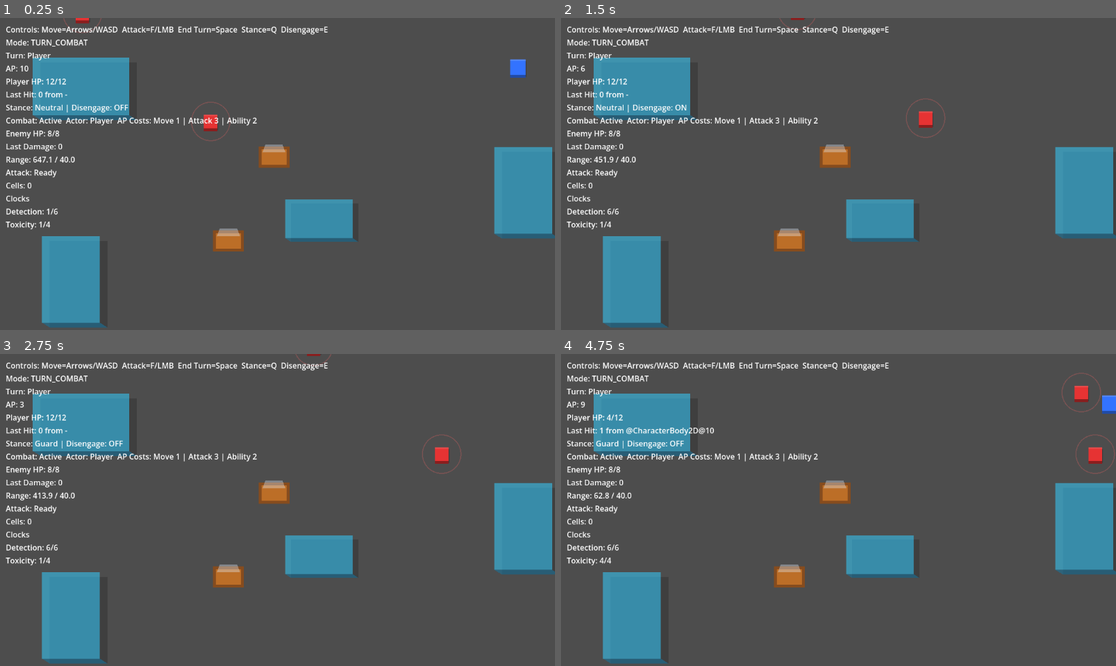
Above: before the commit, frames 1-4 (two rows, left to right).
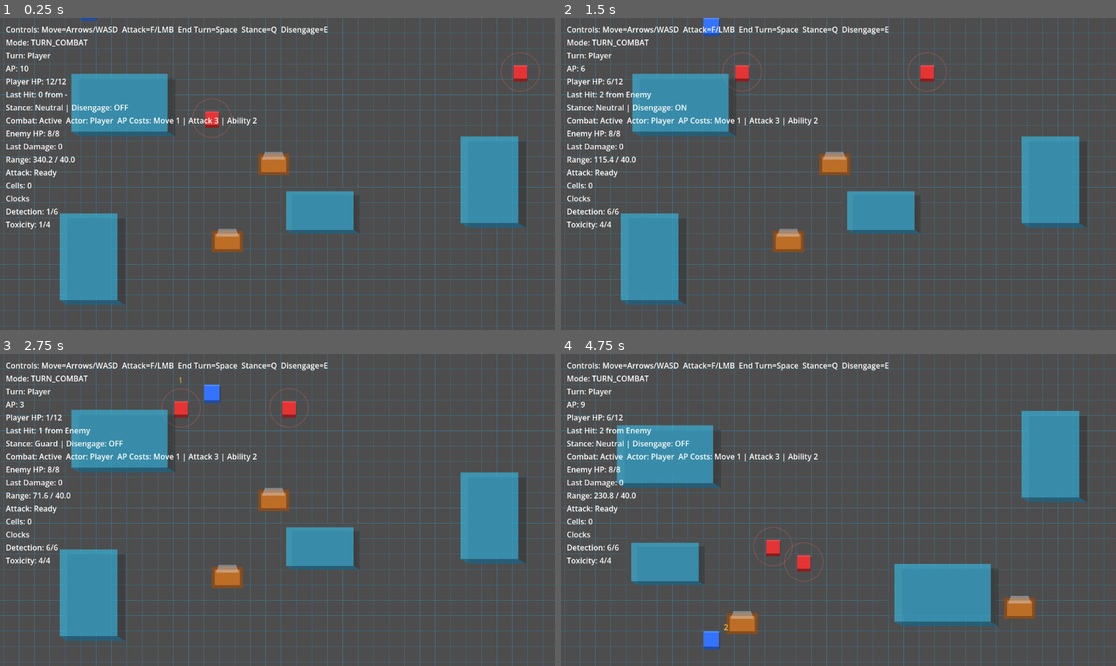
Above: after the commit, the same moments.

Repository: whelanworkmaster/cogs-and-catalysts
Game: Godot game, scene res://scenes/main.tscn
The game is run twice, just before and just after one commit, with the same random seed, the same clock (stepped at 60 frames per second) and the same inputs.
Inputs (mouse positions are in pixels of both pictures, inside the frame that each line leads up to):
- Up to frame 1 (0.25 s): no input
- Up to frame 2 (1.5 s): tap Enter (ui_accept) at 0.5, 0.77 s; move the mouse to (960, 158) at 0.52 s; hold Right (ui_right) 0.53-1.28 s; tap F (attack) at 0.6 s; click (960, 158) at 0.67 s; move the mouse to (727, 189) at 1.27 s; hold Down (ui_down) from 1.28 s (still down); tap E (disengage) at 1.35 s
- Up to frame 3 (2.75 s): tap Enter (ui_accept) at 1.52 s; move the mouse to (333, 441) at 2.02 s; release Down (ui_down) at 2.03 s; hold Right (ui_right) from 2.03 s (still down); tap Q (stance_cycle) at 2.1 s
- Up to frame 4 (4.75 s): move the mouse to (810, 572) at 2.77 s; release Right (ui_right) at 2.78 s; hold Up (ui_up) 2.78-3.53 s; tap Space at 2.85 s; click (810, 572) at 2.92 s; tap Enter (ui_accept) at 3.02, 3.77, 4.52 s; tap R at 3.5, 3.6 s; move the mouse to (1005, 556) at 3.52 s; hold Left (ui_left) from 3.53 s (still down); move the mouse to (672, 463) at 4.27 s; tap F (attack) at 4.35 s

The runs differ from the first frame. In frame 1, 18% of the frame differs, in the area x 0-100%, y 0-100%; in frame 2, 18%; in frame 3, 18%; in frame 4, 27%.

Commit message:
Add grid overlay and snap movement to grid

Diff:
--- a/scenes/main.tscn
+++ b/scenes/main.tscn
@@ -7,6 +7,7 @@
 [ext_resource type="Script" path="res://scripts/world/main.gd" id="4_main"]
 [ext_resource type="Script" path="res://scripts/world/steam_vent.gd" id="5_steam_vent"]
 [ext_resource type="PackedScene" path="res://scenes/ui/game_over.tscn" id="6_game_over"]
+[ext_resource type="Script" path="res://scripts/world/grid_overlay.gd" id="7_grid_overlay"]
 
 [sub_resource type="RectangleShape2D" id="RectangleShape2D_elev_zone"]
 size = Vector2(200, 120)
@@ -25,6 +26,9 @@
 debug_procgen = true
 
 [node name="NavigationRegion2D" type="NavigationRegion2D" parent="."]
+
+[node name="GridOverlay" type="Node2D" parent="."]
+script = ExtResource("7_grid_overlay")
 
 [node name="Camera2D" type="Camera2D" parent="."]
 position = Vector2(0, 0)
--- a/scripts/actors/enemy.gd
+++ b/scripts/actors/enemy.gd
@@ -74,12 +74,16 @@
 	if world and world.has_method("get_astar_path"):
 		var path: PackedVector2Array = world.get_astar_path(global_position, target_position)
 		if path.size() > 1:
-			var next_pos := path[1]
+			var next_pos: Vector2 = path[1]
+			if world.has_method("snap_to_grid"):
+				next_pos = world.snap_to_grid(next_pos)
 			var to_next := next_pos - global_position
 			if to_next == Vector2.ZERO:
 				return
 			var motion: Vector2 = to_next.normalized() * min(step, to_next.length())
-			move_and_collide(motion)
+			var collision: KinematicCollision2D = move_and_collide(motion)
+			if collision == null and world.has_method("snap_to_grid"):
+				global_position = world.snap_to_grid(global_position)
 			return
 		print("Enemy path empty or too short. pos=", global_position, " target=", target_position, " path_size=", path.size())
 		return
--- a/scripts/player.gd
+++ b/scripts/player.gd
@@ -124,6 +124,9 @@
 			if spend_ap(_get_ap_cost("move")):
 				var step_distance: float = combat_step_distance
 				var next_position: Vector2 = global_position + input_direction * step_distance
+				var world := get_tree().current_scene
+				if world and world.has_method("snap_to_grid"):
+					next_position = world.snap_to_grid(next_position)
 				_attempt_reaction_attack(next_position)
 				global_position = next_position
 				combat_move_cooldown_timer = combat_move_cooldown
--- /dev/null
+++ b/scripts/world/grid_overlay.gd
@@ -0,0 +1,101 @@
+extends Node2D
+
+@export var grid_color: Color = Color(0.2, 0.6, 0.8, 0.25)
+@export var line_width: float = 1.0
+
+var _obstacle_rects: Array[Rect2] = []
+
+func _ready() -> void:
+	z_index = -10
+	_cache_obstacles()
+	queue_redraw()
+
+func refresh() -> void:
+	_cache_obstacles()
+	queue_redraw()
+
+func _draw() -> void:
+	var bounds: Vector2 = _get_nav_bounds()
+	var cell: Vector2 = _get_cell_size()
+	var origin: Vector2 = _get_grid_origin()
+	if cell.x <= 0.0 or cell.y <= 0.0:
+		return
+	var half: Vector2 = bounds * 0.5
+	if origin == Vector2.ZERO:
+		origin = Vector2(-half.x, -half.y)
+	var cols: int = int(ceilf(bounds.x / cell.x))
+	var rows: int = int(ceilf(bounds.y / cell.y))
+	for y in range(rows):
+		for x in range(cols):
+			var center := origin + Vector2((x + 0.5) * cell.x, (y + 0.5) * cell.y)
+			if _point_in_obstacles(center):
+				continue
+			var rect := Rect2(center - cell * 0.5, cell)
+			draw_rect(rect, grid_color, false, line_width)
+
+func _get_nav_bounds() -> Vector2:
+	var parent_main := get_parent()
+	if parent_main and parent_main.has_method("get"):
+		var value: Variant = parent_main.get("nav_bounds_size")
+		if value is Vector2:
+			return value
+	return Vector2(1200, 840)
+
+func _get_cell_size() -> Vector2:
+	var parent_main := get_parent()
+	if parent_main and parent_main.has_method("get"):
+		var value: Variant = parent_main.get("grid_cell_size")
+		if value is Vector2:
+			return value
+	return Vector2(32, 32)
+
+func _get_grid_origin() -> Vector2:
+	var parent_main := get_parent()
+	if parent_main and parent_main.has_method("get"):
+		var value: Variant = parent_main.get("_grid_origin")
+		if value is Vector2:
+			return value
+	return Vector2.ZERO
+
+func _cache_obstacles() -> void:
+	_obstacle_rects.clear()
+	var obstacles: Array[Node] = _get_nav_obstacles()
+	for obstacle in obstacles:
+		var zone := obstacle as Node2D
+		if not zone:
+			continue
+		var rect := _get_obstacle_rect(zone)
+		if rect.size != Vector2.ZERO:
+			_obstacle_rects.append(rect)
+
+func _point_in_obstacles(pos: Vector2) -> bool:
+	for rect in _obstacle_rects:
+		if rect.has_point(pos):
+			return true
+	return false
+
+func _get_obstacle_rect(zone: Node2D) -> Rect2:
+	var shape_node := zone.get_node_or_null("ElevationBlocker/CollisionShape2D")
+	if shape_node and shape_node is CollisionShape2D:
+		var rect_shape := shape_node.shape as RectangleShape2D
+		if rect_shape:
+			var world_center: Vector2 = shape_node.global_transform.origin
+			var scale: Vector2 = shape_node.global_transform.get_scale().abs()
+			var size: Vector2 = rect_shape.size * scale
+			return Rect2(world_center - size * 0.5, size)
+	return Rect2()
+
+func _get_nav_obstacles() -> Array[Node]:
+	var raw := get_tree().get_nodes_in_group("nav_obstacle")
+	var typed: Array[Node] = []
+	for node in raw:
+		if node is Node:
+			typed.append(node)
+	if typed.is_empty():
+		var root := get_tree().current_scene
+		if root:
+			var found := root.find_children("", "Area2D", true, false)
+			for node in found:
+				if node is Node and node.has_node("ElevationBlocker"):
+					typed.append(node)
+	return typed
--- a/scripts/world/main.gd
+++ b/scripts/world/main.gd
@@ -20,6 +20,7 @@
 @export var obstacle_spacing: float = 120.0
 @export var procgen_seed: int = 0
 @export var procgen_margin: Vector2 = Vector2(80, 80)
+@export var procgen_attempts: int = 50
 @export var nav_bounds_size: Vector2 = Vector2(1200, 840)
 @export var grid_cell_size: Vector2 = Vector2(32, 32)
 @onready var nav_region: NavigationRegion2D = $NavigationRegion2D
@@ -214,12 +215,14 @@
 	return area * 0.5
 
 func _setup_procgen() -> void:
+	_grid_origin = Vector2(-nav_bounds_size.x * 0.5, -nav_bounds_size.y * 0.5)
 	_seed_rng()
 	if debug_procgen:
 		print("Procgen: seed=", procgen_seed, " margin=", procgen_margin, " buildings=", building_count_min, "-", building_count_max, " vents=", vent_count_min, "-", vent_count_max, " enemies=", enemy_count)
 	_randomize_obstacles()
+	_refresh_grid_overlay()
+	_position_player()
 	_spawn_enemies()
-	_position_player()
 	_randomize_steam_vents()
 
 func _seed_rng() -> void:
@@ -281,6 +284,11 @@
 			placed_rects.append(new_rect)
 		elif debug_procgen:
 			print("Procgen: failed to place obstacle ", zone.name, " size=", rect.size)
+
+func _refresh_grid_overlay() -> void:
+	var grid := get_node_or_null("GridOverlay")
+	if grid and grid.has_method("refresh"):
+		grid.call("refresh")
 
 func _randomize_steam_vents() -> void:
 	var vents: Array[Node] = _get_steam_vents()
@@ -352,11 +360,18 @@
 			extra.queue_free()
 	var enemies := get_tree().get_nodes_in_group("enemy")
 	var placed: Array[Vector2] = []
+	var player_pos: Vector2 = INVALID_POS
+	var player := get_tree().get_first_node_in_group("player")
+	if player is Node2D:
+		player_pos = (player as Node2D).global_position
 	for enemy in enemies:
 		var node := enemy as Node2D
 		if not node:
 			continue
-		var pos: Vector2 = _pick_position(placed, min_enemy_spacing)
+		var avoid: Array[Vector2] = placed.duplicate()
+		if _is_valid_position(player_pos):
+			avoid.append(player_pos)
+		var pos: Vector2 = _pick_position(avoid, min_enemy_spacing, min_player_obstacle_spacing)
 		if _is_valid_position(pos):
 			node.global_position = pos
 			placed.append(pos)
@@ -365,23 +380,24 @@
 	var player := get_tree().get_first_node_in_group("player")
 	if not player:
 		return
-	var avoid: Array[Vector2] = []
-	var enemies := get_tree().get_nodes_in_group("enemy")
-	for enemy in enemies:
-		if enemy is Node2D:
-			avoid.append((enemy as Node2D).global_position)
-	var pos: Vector2 = _pick_position(avoid, min_player_enemy_spacing, min_player_obstacle_spacing)
+	var pos: Vector2 = _pick_position([], 0.0, min_player_obstacle_spacing)
 	if _is_valid_position(pos):
 		player.global_position = pos
 
 func _try_place_rect(size: Vector2, placed_rects: Array[Rect2]) -> Vector2:
-	var attempts := 30
+	var attempts: int = maxi(procgen_attempts, 10)
 	for _i in range(attempts):
-		var pos: Vector2 = _random_position_in_bounds()
+		var pos: Vector2 = _snap_to_grid(_random_position_in_bounds_for_size(size))
 		var rect := Rect2(pos - size * 0.5, size)
 		if _rects_overlap(rect, placed_rects, obstacle_spacing):
 			continue
 		return pos
+	for _i in range(attempts):
+		var pos_relaxed: Vector2 = _snap_to_grid(_random_position_in_bounds_for_size(size))
+		var rect_relaxed := Rect2(pos_relaxed - size * 0.5, size)
+		if _rects_overlap(rect_relaxed, placed_rects, 0.0):
+			continue
+		return pos_relaxed
 	return INVALID_POS
 
 func _rects_overlap(rect: Rect2, placed_rects: Array[Rect2], padding: float) -> bool:
@@ -392,9 +408,11 @@
 	return false
 
 func _pick_position(avoid_points: Array[Vector2] = [], min_spacing: float = 0.0, min_obstacle_spacing: float = 0.0) -> Vector2:
-	var attempts := 40
+	var attempts: int = maxi(procgen_attempts, 10)
+	var best_pos: Vector2 = INVALID_POS
+	var best_score := -1.0
 	for _i in range(attempts):
-		var pos: Vector2 = _random_position_in_bounds()
+		var pos: Vector2 = _snap_to_grid(_random_position_in_bounds())
 		if _is_point_inside_obstacle(pos):
 			continue
 		if min_obstacle_spacing > 0.0 and _is_near_obstacle(pos, min_obstacle_spacing):
@@ -402,7 +420,15 @@
 		if min_spacing > 0.0 and _is_near_points(pos, avoid_points, min_spacing):
 			continue
 		return pos
-	return INVALID_POS
+	for _i in range(attempts):
+		var pos_relaxed: Vector2 = _snap_to_grid(_random_position_in_bounds())
+		if _is_point_inside_obstacle(pos_relaxed):
+			continue
+		var score := _score_position(pos_relaxed, avoid_points)
+		if score > best_score:
+			best_score = score
+			best_pos = pos_relaxed
+	return best_pos
 
 func _random_position_in_bounds() -> Vector2:
 	var half := nav_bounds_size * 0.5
@@ -412,6 +438,20 @@
 	var max_y := half.y - procgen_margin.y
 	return Vector2(_rng.randf_range(min_x, max_x), _rng.randf_range(min_y, max_y))
 
+func _random_position_in_bounds_for_size(size: Vector2) -> Vector2:
+	var half := nav_bounds_size * 0.5
+	var min_x := -half.x + procgen_margin.x + size.x * 0.5
+	var max_x := half.x - procgen_margin.x - size.x * 0.5
+	var min_y := -half.y + procgen_margin.y + size.y * 0.5
+	var max_y := half.y - procgen_margin.y - size.y * 0.5
+	if min_x > max_x:
+		min_x = -half.x + procgen_margin.x
+		max_x = half.x - procgen_margin.x
+	if min_y > max_y:
+		min_y = -half.y + procgen_margin.y
+		max_y = half.y - procgen_margin.y
+	return Vector2(_rng.randf_range(min_x, max_x), _rng.randf_range(min_y, max_y))
+
 func _is_near_points(pos: Vector2, points: Array[Vector2], min_spacing: float) -> bool:
 	for point in points:
 		if pos.distance_to(point) < min_spacing:
@@ -421,10 +461,21 @@
 func _is_valid_position(pos: Vector2) -> bool:
 	return pos != INVALID_POS
 
+func _snap_to_grid(pos: Vector2) -> Vector2:
+	if grid_cell_size.x <= 0.0 or grid_cell_size.y <= 0.0:
+		return pos
+	var cell: Vector2i = _world_to_cell(pos)
+	return _cell_to_world(cell)
+
+func snap_to_grid(pos: Vector2) -> Vector2:
+	return _snap_to_grid(pos)
+
 func _pick_vent_position(avoid_points: Array[Vector2], placed_vents: Array[Vector2], player_pos: Vector2) -> Vector2:
-	var attempts := 40
+	var attempts: int = maxi(procgen_attempts, 10)
+	var best_pos: Vector2 = INVALID_POS
+	var best_score := -1.0
 	for _i in range(attempts):
-		var pos: Vector2 = _random_position_in_bounds()
+		var pos: Vector2 = _snap_to_grid(_random_position_in_bounds())
 		if _is_point_inside_obstacle(pos):
 			continue
 		if min_vent_obstacle_spacing > 0.0 and _is_near_obstacle(pos, min_vent_obstacle_spacing):
@@ -436,7 +487,67 @@
 		if _is_valid_position(player_pos) and pos.distance_to(player_pos) < min_vent_player_spacing:
 			continue
 		return pos
-	return INVALID_POS
+	for _i in range(attempts):
+		var pos_relaxed: Vector2 = _snap_to_grid(_random_position_in_bounds())
+		if _is_point_inside_obstacle(pos_relaxed):
+			continue
+		if _is_valid_position(player_pos) and pos_relaxed.distance_to(player_pos) < min_vent_player_spacing * 0.5:
+			continue
+		var score := _score_position(pos_relaxed, avoid_points, placed_vents, player_pos)
+		if score > best_score:
+			best_score = score
+			best_pos = pos_relaxed
+	return best_pos
+
+func _score_position(pos: Vector2, avoid_points: Array[Vector2], extra_points: Array[Vector2] = [], player_pos: Vector2 = INVALID_POS) -> float:
+	var avoid_score := _min_distance_to_points(pos, avoid_points)
+	var extra_score := _min_distance_to_points(pos, extra_points)
+	var player_score := 99999.0
+	if _is_valid_position(player_pos):
+		player_score = pos.distance_to(player_pos)
+	var obstacle_score := _min_distance_to_obstacles(pos)
+	var edge_score := _distance_to_bounds(pos)
+	return min(min(min(avoid_score, extra_score), player_score), min(obstacle_score, edge_score))
+
+func _min_distance_to_points(pos: Vector2, points: Array[Vector2]) -> float:
+	if points.is_empty():
+		return 99999.0
+	var best := 99999.0
+	for point in points:
+		var dist := pos.distance_to(point)
+		if dist < best:
+			best = dist
+	return best
+
+func _min_distance_to_obstacles(pos: Vector2) -> float:
+	var obstacles: Array[Node] = _get_nav_obstacles()
+	var best := 99999.0
+	for obstacle in obstacles:
+		var zone := obstacle as Node2D
+		if not zone:
+			continue
+		var rect := _get_obstacle_rect(zone)
+		if rect.size == Vector2.ZERO:
+			continue
+		var dist := _distance_to_rect(pos, rect)
+		if dist < best:
+			best = dist
+	return best
+
+func _distance_to_rect(pos: Vector2, rect: Rect2) -> float:
+	var clamped_x := clampf(pos.x, rect.position.x, rect.position.x + rect.size.x)
+	var clamped_y := clampf(pos.y, rect.position.y, rect.position.y + rect.size.y)
+	return pos.distance_to(Vector2(clamped_x, clamped_y))
+
+func _distance_to_bounds(pos: Vector2) -> float:
+	var half := nav_bounds_size * 0.5
+	var min_x := -half.x + procgen_margin.x
+	var max_x := half.x - procgen_margin.x
+	var min_y := -half.y + procgen_margin.y
+	var max_y := half.y - procgen_margin.y
+	var dx: float = minf(pos.x - min_x, max_x - pos.x)
+	var dy: float = minf(pos.y - min_y, max_y - pos.y)
+	return minf(dx, dy)
 
 func _is_point_inside_obstacle(pos: Vector2) -> bool:
 	var obstacles: Array[Node] = _get_nav_obstacles()
Not shown: 1 places in scenes/main.tscn that only renumber resources
Not shown, added: scripts/tools/headless_validate.gd.uid
Not shown, added: scripts/world/grid_overlay.gd.uid
